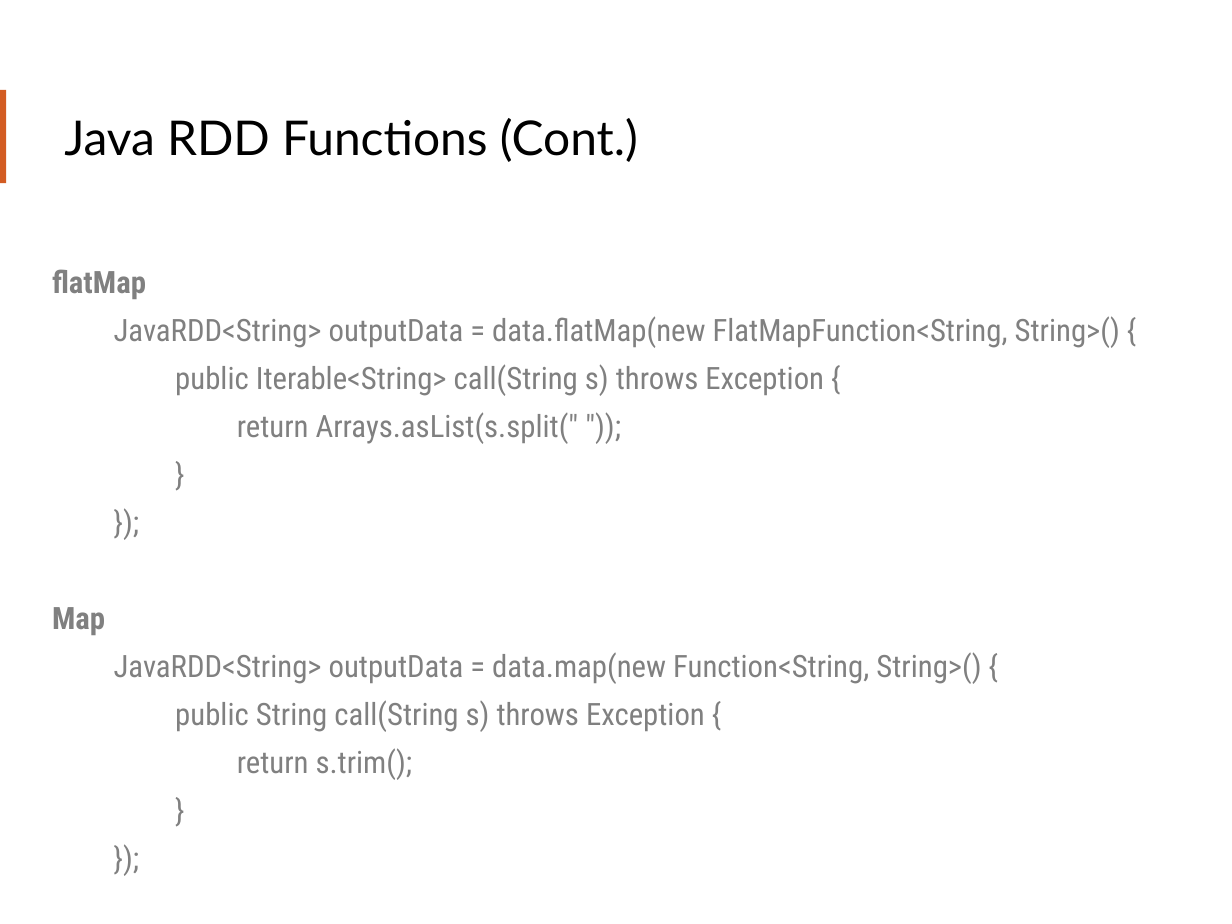
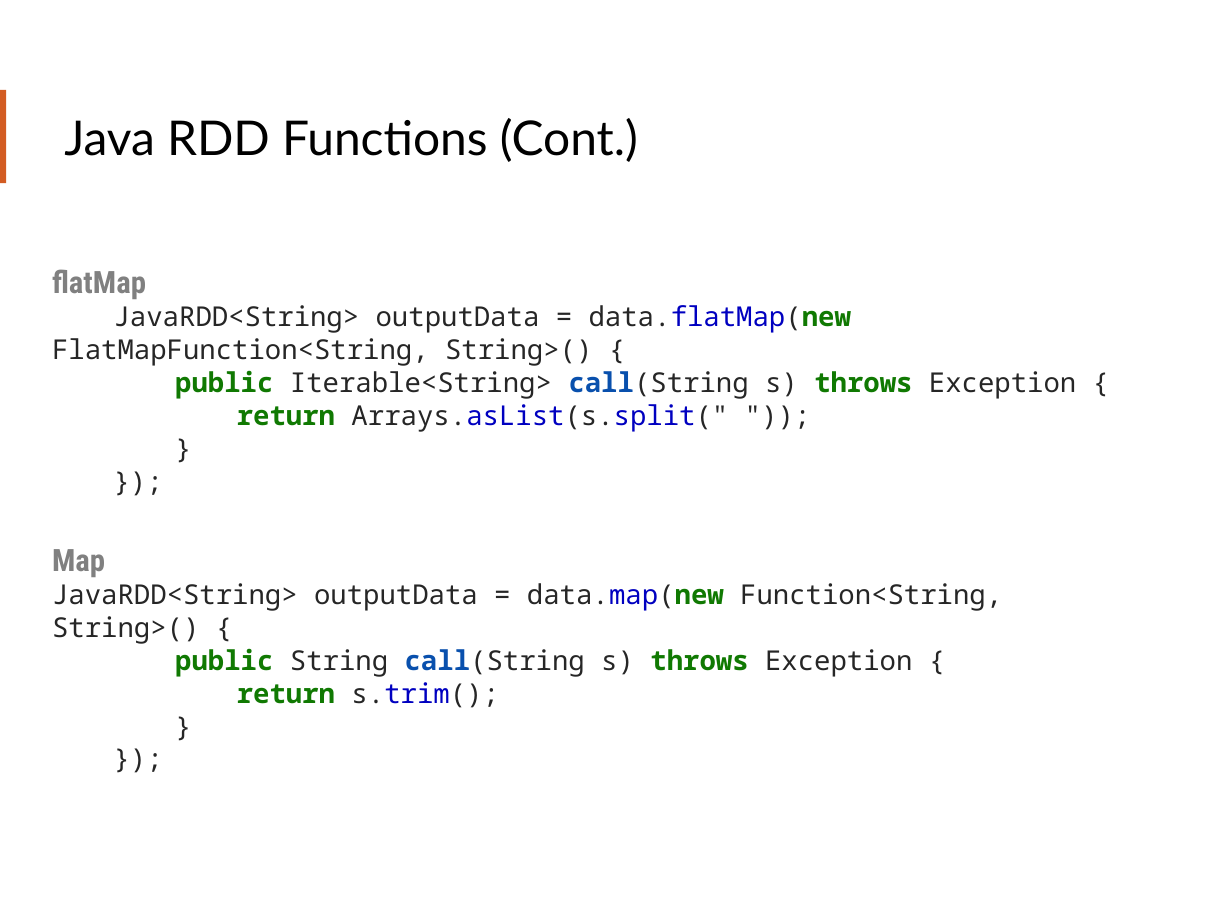
Before and after one commit to teamclairvoyant/intro-to-spark, a slide deck: slide 47 of Intro to Apache Spark Slides.pptx. Drawn at 1232x924 pixels with LibreOffice and Linux fonts; fonts in the diff are those of the drawing. Boxes give left, top, right and bottom in pixels: in the first picture for what was removed or moved away, otherwise in the second. Text is boxed around its words. In the diff, an @@ line names an element or a change of style, - is before the commit and + after.

Commit message:
Formatted the code snippets and reviewed the ppt.

```diff
--- a/Intro to Apache Spark Slides.pptx
+++ b/Intro to Apache Spark Slides.pptx
@@ text at [52, 305, 1076, 708]: size 18 to 16 pt, font Roboto Condensed to Noto Sans Mono; text colour #808080 to #262626 in "JavaRDD<String> outputData = data.flatMap(new FlatMapFunctio ...", "Iterable<String> call(String s) Exception {", "Arrays.asList(s.split(" "));", "}" and 6 more places; text colour #808080 to #0000C0 in "data.flatMap(new", "Arrays.asList(s.split("", "data.map(new", "s.trim();"; text colour #808080 to #107902 in "data.flatMap(new", "public throws", "return", "data.map(new" and 2 more places; bold on in "data.flatMap(new", "public call(String throws", "return", "data.map(new" and 2 more places; text colour #808080 to #0950AD in "call(String", "call(String"; line spacing 1.3 to 1 @@
```
Also in this commit, not shown: 20 other slides changed.
